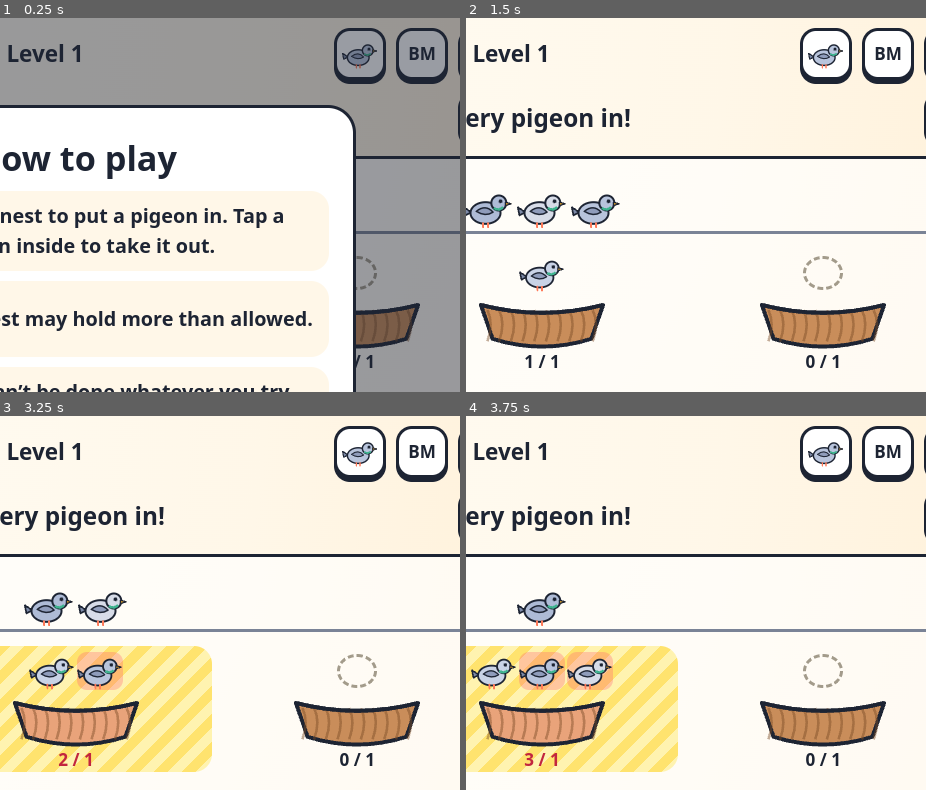
Above: before the commit, frames 1-4 (two rows, left to right).
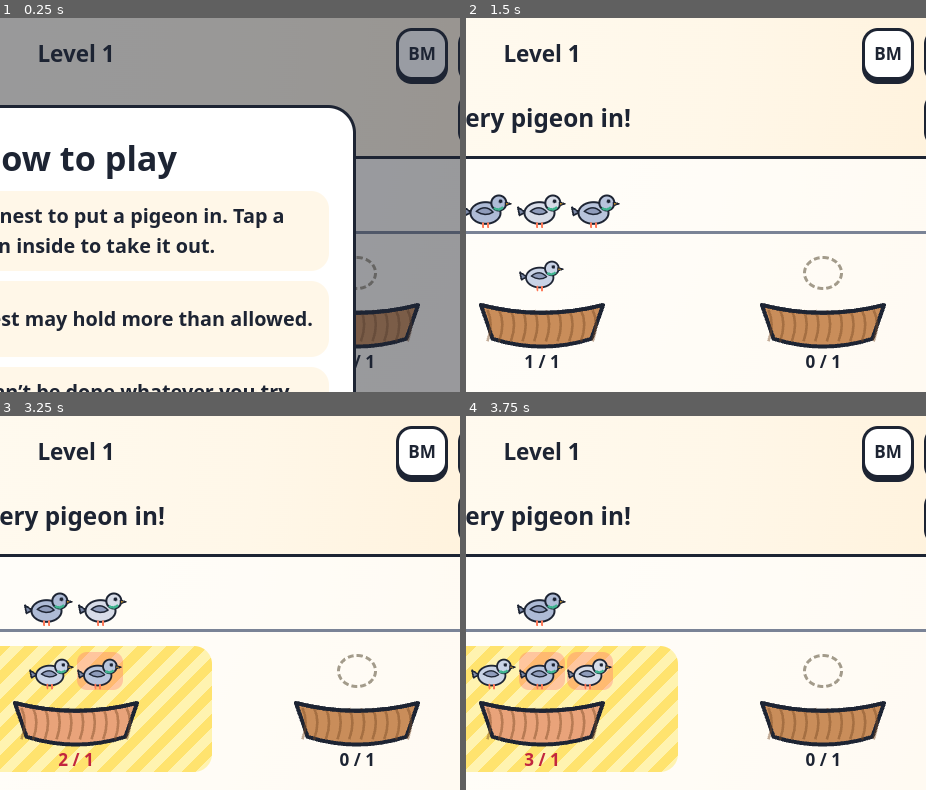
Above: after the commit, the same moments.

Repository: SteveKok/math-games
Game: browser game, page pigeon.html
The game is run twice, just before and just after one commit, with the same random seed, the same clock (stepped at 60 frames per second) and the same inputs.
Inputs (mouse positions are % of the whole screen's width and height, from its top left):
- Up to frame 1 (0.25 s): no input
- Up to frame 2 (1.5 s): click "Got it!" at 0.27 s; click "Start over" at 0.52 s; click (50, 39) at 1.27 s
- Up to frame 3 (3.25 s): click (50, 25) at 1.87 s; click "How to play" at 2.02 s; click "Got it!" at 2.47 s; click (50, 39) at 3.07 s
- Up to frame 4 (3.75 s): click "2 / 1" at 3.67 s
The pictures show only the part of the screen within x 42-92%, y 0-50%; the shares and areas given below are measured in that part.

The runs differ from the first frame. In frame 1, 1.2% of the frame differs, in the area x 1-84%, y 2-18%; in frame 2, 2.1%; in frame 3, 2.1%; in frame 4, 2.1%.

Commit message:
Remove the skin switcher from Pigeons & Sweets
Co-Authored-By: Claude Opus 5.5 <noreply@anthropic.com>

Diff:
--- a/css/style.css
+++ b/css/style.css
@@ -106,10 +106,6 @@
 .lv-btn.current { background: var(--sel); }
 .lv-btn:disabled { opacity: .35; box-shadow: none; }
 .lv-btn small { position: absolute; bottom: 3px; left: 0; right: 0; font-size: .7rem; letter-spacing: 2px; }
-.skin-row { display: flex; gap: 10px; justify-content: center; margin-top: 14px; flex-wrap: wrap; }
-.skin-btn { width: 96px; padding: 8px 4px; border-radius: 18px; border: 3px solid var(--line); background: var(--card); font-weight: 800; }
-.skin-btn svg { width: 56px; height: 56px; margin: 0 auto; }
-.skin-btn[aria-pressed="true"] { background: var(--sel); }
 dialog.rules h3 { margin: 16px 0 4px; font-size: 1.25rem; }
 .rules-list { list-style: none; padding: 0; margin: 8px 0; display: flex; flex-direction: column; gap: 10px; counter-reset: r; }
 .rules-list li { display: flex; align-items: center; gap: 12px; font-size: 1.1rem; font-weight: 700; background: var(--bg); border-radius: 18px; padding: 10px 12px; }
@@ -213,8 +209,6 @@
 /* 弹窗里的小零件 */
 .lv-chapter { margin: 14px 0 0; font-size: 1.15rem; }
 .lv-btn svg { width: 34px; height: 34px; margin: 0 auto; }
-.skin-ico svg { width: 56px; height: 46px; margin: 0 auto; }
-#btn-skin .skin-ico svg { width: 36px; height: 30px; }
 dialog .face svg { width: 100%; height: 100%; }
 .rule-art { width: 96px; }
 .rule-art svg { width: 40px; height: 34px; }
--- a/index.html
+++ b/index.html
@@ -5,7 +5,7 @@
   <meta name="viewport" content="width=device-width, initial-scale=1, viewport-fit=cover">
   <title>思维小游戏 · Think &amp; Play</title>
   <meta name="description" content="Free, open-source math-thinking games for kids aged 8–12. No accounts, no tracking.">
-  <link rel="stylesheet" href="css/style.css?v=10">
+  <link rel="stylesheet" href="css/style.css?v=11">
 </head>
 <body>
   <header class="topbar">
@@ -34,12 +34,12 @@
     <p class="footer" data-i18n="footer">免费 · 开源 · 不收集任何信息</p>
   </main>
 
-  <script src="js/core.js?v=10"></script>
-  <script src="js/strings.js?v=10"></script>
-  <script src="js/pigeon-skins.js?v=10"></script>
+  <script src="js/core.js?v=11"></script>
+  <script src="js/strings.js?v=11"></script>
+  <script src="js/pigeon-skins.js?v=11"></script>
   <script>
     (function () {
-      var sk = MG.PIGEON_SKINS[0];
+      var sk = MG.PIGEON_ART;
       document.getElementById('pigeon-art').innerHTML =
         '<div class="hub-nest">' + sk.item(0) + sk.item(1) + sk.box(true) + '</div>' +
         '<div class="hub-nest">' + sk.item(2) + sk.box(false) + '</div>';
--- a/js/pigeon-game.js
+++ b/js/pigeon-game.js
@@ -1,5 +1,5 @@
 /*
- * 鸽子与糖果：界面。规则全在 MG.Pigeon（pigeon-logic.js），长相在 pigeon-skins.js。
+ * 鸽子与糖果：界面。规则全在 MG.Pigeon（pigeon-logic.js），图画在 pigeon-skins.js。
  */
 (function (root) {
   'use strict';
@@ -13,12 +13,12 @@
   if (!progress || typeof progress.unlocked !== 'number') progress = { unlocked: 0, cleared: {} };
   function save() { MG.store.set(KEY, progress); }
 
-  var skin = MG.getPigeonSkin(MG.prefs.get('pigeonSkin', 'pigeon'));
+  var skin = MG.PIGEON_ART;  // 鸽子和窝的画法
   var state = {};
 
-  /** 随皮肤变化的名词：鸽子/窝 或 糖果/罐子 */
+  /** 第一章的名词：鸽子、窝 */
   function nouns(extra) {
-    var v = { item: t('item_' + skin.id), box: t('box_' + skin.id), unit: t('unit_' + skin.id) };
+    var v = { item: t('item_pigeon'), box: t('box_pigeon'), unit: t('unit_pigeon') };
     for (var k in extra || {}) v[k] = extra[k];
     return v;
   }
@@ -75,7 +75,6 @@
       $('oly-q').textContent = t('polyQ');
       $('oly-note').textContent = t('polyNote') + ' ' + t('polyGo');
     }
-    $('btn-skin').innerHTML = MG.pigeonSkinIcon(skin);
     $('btn-impossible').hidden = !(lv.ch === 'nest' || lv.ch === 'distinct');
     $('least-ctrl').hidden = !(lv.ch === 'least' || (numeric && !state.showAnswer));
     $('btn-hint').hidden = state.fails < 2 || state.done || !isGame(lv);
@@ -110,7 +109,7 @@
         if (k < c[b]) h += '<button class="pitem' + (k >= lv.cap ? ' extra' : '') + '" data-b="' + b + '" aria-label="−">' + skin.item(placed++) + '</button>';
         else h += '<span class="slot"></span>';
       }
-      h += '</div><button class="nest-btn" data-b="' + b + '" aria-label="+ ' + t('box_' + skin.id) + ' ' + (b + 1) + '">' + skin.box(over) +
+      h += '</div><button class="nest-btn" data-b="' + b + '" aria-label="+ ' + t('box_pigeon') + ' ' + (b + 1) + '">' + skin.box(over) +
         '<span class="cnt">' + c[b] + ' / ' + lv.cap + '</span></button></div>';
     }
     h += '</div>';
@@ -470,16 +469,7 @@
       h += '</div>';
     });
     $('levels-body').innerHTML = h;
-    $('skin-row').innerHTML = MG.PIGEON_SKINS.map(function (s) {
-      return '<button class="skin-btn" data-skin="' + s.id + '" aria-pressed="' + (s.id === skin.id) + '">' + MG.pigeonSkinIcon(s) + '<span>' + t(s.nameKey) + '</span></button>';
-    }).join('');
     $('dlg-levels').showModal();
-  }
-
-  function setSkin(id) {
-    skin = MG.getPigeonSkin(id);
-    MG.prefs.set('pigeonSkin', skin.id);
-    render();
   }
 
   /* ---------- 事件 ---------- */
@@ -498,11 +488,6 @@
     $('btn-restart').addEventListener('click', function () { MG.sound.play('untap'); startLevel(state.idx); });
     $('btn-rules').addEventListener('click', openRules);
     $('btn-levels').addEventListener('click', openLevels);
-    $('btn-skin').addEventListener('click', function () {
-      var i = MG.PIGEON_SKINS.indexOf(skin);
-      setSkin(MG.PIGEON_SKINS[(i + 1) % MG.PIGEON_SKINS.length].id);
-      MG.sound.play('tap');
-    });
     [['btn-m10', -10], ['btn-m1', -1], ['btn-p1', 1], ['btn-p10', 10]].forEach(function (p) {
       $(p[0]).addEventListener('click', function () { leastStep(p[1]); });
     });
@@ -510,10 +495,6 @@
     $('levels-body').addEventListener('click', function (e) {
       var b = e.target.closest('[data-lv]');
       if (b && !b.disabled) { $('dlg-levels').close(); startLevel(+b.getAttribute('data-lv')); }
-    });
-    $('skin-row').addEventListener('click', function (e) {
-      var b = e.target.closest('[data-skin]');
-      if (b) { setSkin(b.getAttribute('data-skin')); $('dlg-levels').close(); openLevels(); }
     });
     $('win-again').addEventListener('click', function () { $('dlg-win').close(); startLevel(state.idx); });
     $('win-next').addEventListener('click', function () { $('dlg-win').close(); startLevel(state.idx + 1); });
--- a/js/pigeon-skins.js
+++ b/js/pigeon-skins.js
@@ -1,6 +1,6 @@
 /*
- * 鸽子与糖果的皮肤：只管「长什么样」。规则在 pigeon-logic.js，界面在 pigeon-game.js。
- * 每个皮肤提供 item(i) 画一个东西、box(state) 画一个容器，都是 SVG 字符串。
+ * 鸽子与糖果的图画：只管「长什么样」。规则在 pigeon-logic.js，界面在 pigeon-game.js。
+ * 全部是 SVG 字符串：鸽子、窝、糖果、小朋友。
  */
 (function (root) {
   'use strict';
@@ -43,24 +43,7 @@
       '<path d="M3 10 Q50 22 97 10" fill="none" stroke="#1d2433" stroke-width="3"/>');
   }
 
-  /** 糖果罐（玻璃罐的下半部 + 标签） */
-  function jar(over) {
-    return svg('0 0 100 44',
-      '<path d="M6 4 H94 V30 Q94 42 82 42 H18 Q6 42 6 30 Z" fill="' + (over ? '#ffd6dc' : '#e6f4ff') + '" stroke="#1d2433" stroke-width="3" stroke-linejoin="round"/>' +
-      '<rect x="30" y="14" width="40" height="16" rx="5" fill="#fff" stroke="#1d2433" stroke-width="2"/>' +
-      '<path d="M14 10 V30" stroke="#fff" stroke-width="4" stroke-linecap="round" opacity=".9"/>');
-  }
-
-  MG.PIGEON_SKINS = [
-    { id: 'pigeon', nameKey: 'skinPigeon', item: pigeon, box: nest },
-    { id: 'jar', nameKey: 'skinJar', item: sweet, box: jar }
-  ];
-  MG.getPigeonSkin = function (id) {
-    return MG.PIGEON_SKINS.filter(function (s) { return s.id === id; })[0] || MG.PIGEON_SKINS[0];
-  };
-  MG.pigeonSkinIcon = function (s) {
-    return '<span class="skin-ico">' + s.item(1) + '</span>';
-  };
+  MG.PIGEON_ART = { item: pigeon, box: nest };
 
   /** 小朋友的脸（不同发色），第三章的人很多时也用它 */
   var HAIR = ['#3d2b1f', '#e0a526', '#7a3b1d', '#1d2433', '#c2410c', '#6b4f3a', '#d9774b', '#4b3621'];
--- a/js/strings.js
+++ b/js/strings.js
@@ -18,7 +18,6 @@
     home: '回首页',
     levels: '选关',
     level: '第 {n} 关',
-    skin: '换个样子',
     youWin: '做到了！',
     tryAgain: '没关系，再来一次！',
     again: '再玩一次',
@@ -35,9 +34,7 @@
     // ---------- 鸽子与糖果（抽屉原理） ----------
     gamePigeon: '鸽子与糖果',
     gamePigeonDesc: '放得下吗？一定会撞吗？',
-    skinPigeon: '鸽子', skinJar: '糖果罐',
     item_pigeon: '鸽子', box_pigeon: '窝', unit_pigeon: '只',
-    item_jar: '糖果', box_jar: '罐子', unit_jar: '颗',
     pchNest: '鸽子回家', pchDistinct: '都不一样多', pchLeast: '最少几个人？', pchOly: '奥数真题',
     paskNest: '每个{box}最多 {m} {unit}——把{item}都放进去！',
     paskDistinct: '把 {s} 颗糖全部分完，每人都不一样多',
@@ -129,7 +126,6 @@
     home: 'Home',
     levels: 'Levels',
     level: 'Level {n}',
-    skin: 'Change look',
     youWin: 'You did it!',
     tryAgain: 'No problem — try again!',
     again: 'Play again',
@@ -145,9 +141,7 @@
 
     gamePigeon: 'Pigeons & Sweets',
     gamePigeonDesc: 'Will they fit? Must two be the same?',
-    skinPigeon: 'Pigeons', skinJar: 'Sweet jars',
     item_pigeon: 'pigeon', box_pigeon: 'nest',
-    item_jar: 'sweet', box_jar: 'jar',
     pchNest: 'Pigeons home', pchDistinct: 'All different', pchLeast: 'How many children?', pchOly: 'Olympiad question',
     paskNest: 'At most {m} in each {box}. Put every {item} in!',
     paskDistinct: 'Share all {s} sweets so everyone gets a different number',
@@ -239,7 +233,6 @@
     home: 'Laman utama',
     levels: 'Tahap',
     level: 'Tahap {n}',
-    skin: 'Tukar rupa',
     youWin: 'Berjaya!',
     tryAgain: 'Tidak mengapa — cuba lagi!',
     again: 'Main lagi',
@@ -255,9 +248,7 @@
 
     gamePigeon: 'Merpati & Gula-gula',
     gamePigeonDesc: 'Muat atau tidak? Mesti ada yang sama?',
-    skinPigeon: 'Merpati', skinJar: 'Balang gula-gula',
     item_pigeon: 'merpati', box_pigeon: 'sarang',
-    item_jar: 'gula-gula', box_jar: 'balang',
     pchNest: 'Merpati pulang', pchDistinct: 'Semua berbeza', pchLeast: 'Berapa orang?', pchOly: 'Soalan olimpiad',
     paskNest: 'Paling banyak {m} dalam setiap {box}. Masukkan semua {item}!',
     paskDistinct: 'Bahagikan semua {s} biji gula-gula supaya setiap orang dapat bilangan berbeza',
--- a/pigeon.html
+++ b/pigeon.html
@@ -4,14 +4,13 @@
   <meta charset="utf-8">
   <meta name="viewport" content="width=device-width, initial-scale=1, viewport-fit=cover">
   <title>鸽子与糖果 · Pigeons &amp; Sweets · Merpati &amp; Gula-gula</title>
-  <link rel="stylesheet" href="css/style.css?v=10">
+  <link rel="stylesheet" href="css/style.css?v=11">
 </head>
 <body>
   <header class="topbar">
     <a class="icon-btn" href="index.html" data-icon="home" data-i18n-aria="home"></a>
     <button class="icon-btn" id="btn-levels" data-icon="grid" data-i18n-aria="levels"></button>
     <div class="title" id="level-title"></div>
-    <button class="icon-btn" id="btn-skin" data-i18n-aria="skin"></button>
     <button class="icon-btn" data-lang-next data-i18n-aria="langNext"></button>
     <button class="icon-btn toggle" data-sound-toggle data-i18n-aria="sound"></button>
   </header>
@@ -67,7 +66,6 @@
   <dialog id="dlg-levels">
     <h2 data-i18n="levels"></h2>
     <div id="levels-body"></div>
-    <div class="skin-row" id="skin-row"></div>
     <div class="actions">
       <button class="big-btn secondary" data-close data-i18n="close"></button>
     </div>
@@ -82,11 +80,11 @@
   </dialog>
 
 
-  <script src="js/core.js?v=10"></script>
-  <script src="js/strings.js?v=10"></script>
-  <script src="js/fx.js?v=10"></script>
-  <script src="js/pigeon-logic.js?v=10"></script>
-  <script src="js/pigeon-skins.js?v=10"></script>
-  <script src="js/pigeon-game.js?v=10"></script>
+  <script src="js/core.js?v=11"></script>
+  <script src="js/strings.js?v=11"></script>
+  <script src="js/fx.js?v=11"></script>
+  <script src="js/pigeon-logic.js?v=11"></script>
+  <script src="js/pigeon-skins.js?v=11"></script>
+  <script src="js/pigeon-game.js?v=11"></script>
 </body>
 </html>
